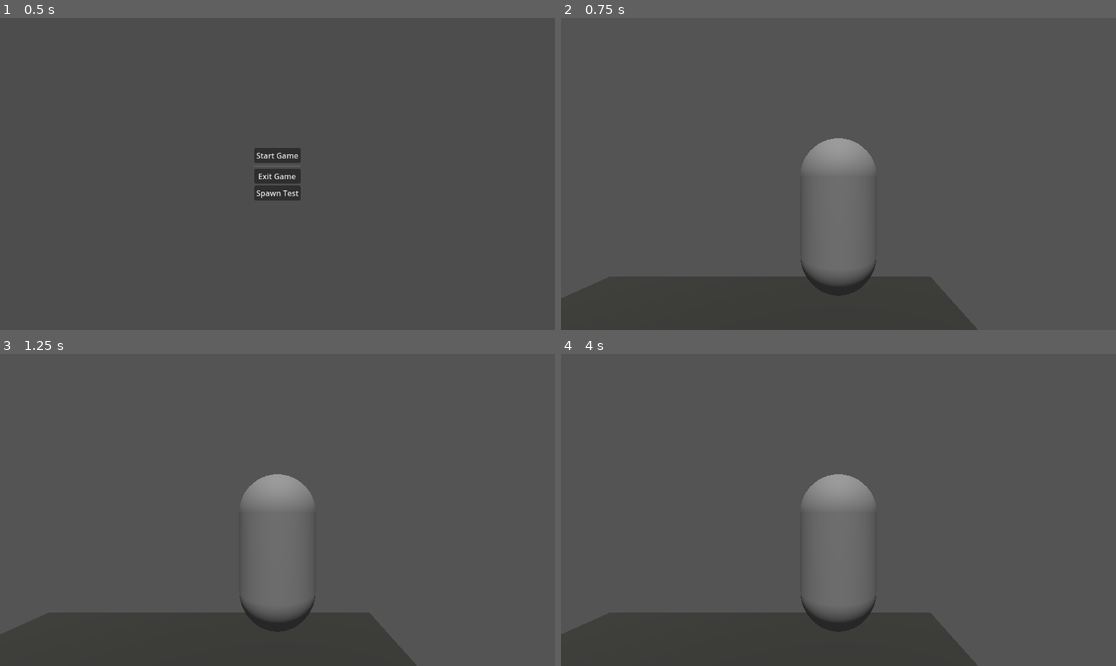
Above: before the commit, frames 1-4 (two rows, left to right).
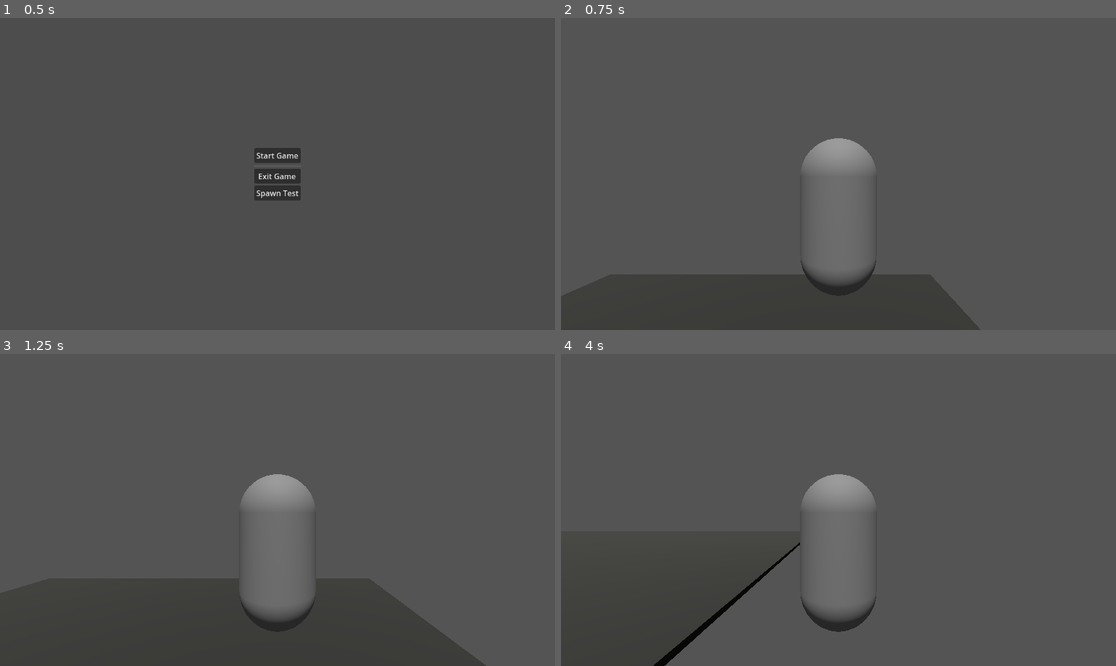
Above: after the commit, the same moments.

Repository: KaiserTorian/Project_Railway
Game: Godot game, scene res://scenes/GUI/title_screen.tscn
The game is run twice, just before and just after one commit, with the same random seed, the same clock (stepped at 60 frames per second) and the same inputs.
Inputs (mouse positions are in pixels of both pictures, inside the frame that each line leads up to):
- Up to frame 1 (0.5 s): no input
- Up to frame 2 (0.75 s): click "Start Game" at 0.5 s
- Up to frame 3 (1.25 s): no input
- Up to frame 4 (4 s): move the mouse to (960, 494) at 1.27 s; hold D (cc_right) 1.28-2.03 s; tap Space (cc_jump) at 1.35, 1.52, 1.82, 2.1, 2.27, 2.57, 2.85, 3.6, 3.77 s; move the mouse to (727, 525) at 2.02 s; hold S (cc_backward) 2.03-2.78 s; move the mouse to (894, 441) at 2.77 s; hold D (cc_right) 2.78-3.53 s; move the mouse to (810, 572) at 3.52 s; hold W (cc_forward) from 3.53 s (still down)

Frame 1 is identical in both runs. In frame 2, 0.3% of the frame differs, in the area x 26-76%, y 82-100%; in frame 3, 2.8%; in frame 4, 8.0%, in the area x 16-76%, y 60-100%.
Error before the commit: Parse Error: Could not find base class "ItemComponents". (res://scripts/resource_scripts/items_comps/test_comp.gd:2)

Commit message:
update

Diff:
--- /dev/null
+++ b/resources/char_comps/simple_controller_human.tres
@@ -0,0 +1,9 @@
+[gd_resource type="Resource" script_class="SimplePlayerController" load_steps=2 format=3 uid="uid://c5pedwixtrqlp"]
+
+[ext_resource type="Script" uid="uid://bvtfamtjtvx84" path="res://scripts/resource_scripts/char_comps/simple_player_controller.gd" id="1_5a3li"]
+
+[resource]
+script = ExtResource("1_5a3li")
+identifier = "simple_player_controller_human"
+component_name = "Simple_Player_Controller_Human"
+metadata/_custom_type_script = "uid://bvtfamtjtvx84"
--- /dev/null
+++ b/resources/misc/default_inv_slot.tres
@@ -0,0 +1,8 @@
+[gd_resource type="Resource" script_class="InvSlot" load_steps=2 format=3 uid="uid://cgicowb4f2rj3"]
+
+[ext_resource type="Script" uid="uid://dufa3lgfwvyti" path="res://scripts/resource_scripts/misc/inv_slot.gd" id="1_tsnfr"]
+
+[resource]
+script = ExtResource("1_tsnfr")
+slot_size = 50
+metadata/_custom_type_script = "uid://dufa3lgfwvyti"
--- /dev/null
+++ b/resources/misc/test_inv.tres
@@ -0,0 +1,10 @@
+[gd_resource type="Resource" script_class="Inventory" load_steps=4 format=3 uid="uid://b06s8u3cubydj"]
+
+[ext_resource type="Script" uid="uid://cnnqs3muog3m7" path="res://scripts/resource_scripts/misc/inventory.gd" id="1_12o8i"]
+[ext_resource type="Resource" uid="uid://cgicowb4f2rj3" path="res://resources/misc/default_inv_slot.tres" id="1_wtm53"]
+[ext_resource type="Script" uid="uid://dufa3lgfwvyti" path="res://scripts/resource_scripts/misc/inv_slot.gd" id="2_ep7lu"]
+
+[resource]
+script = ExtResource("1_12o8i")
+default_slot = ExtResource("1_wtm53")
+metadata/_custom_type_script = "uid://cnnqs3muog3m7"
--- a/scenes/characters/CharacterPrefab.gd
+++ b/scenes/characters/CharacterPrefab.gd
@@ -1,6 +1,5 @@
 class_name CharacterPrefab
 extends CharacterBody3D
 
-@export var controller: Node
 var character_uid: int
 var is_player: bool
--- a/scenes/characters/human.gd
+++ b/scenes/characters/human.gd
@@ -1,2 +1,5 @@
 class_name Human
 extends CharacterPrefab
+
+
+@export var cam_controller: Node3D
--- a/scenes/characters/human.tscn
+++ b/scenes/characters/human.tscn
@@ -7,7 +7,9 @@
 [ext_resource type="Script" uid="uid://cqmek6tqnkbv1" path="res://scripts/state_machine/player_character/running_state.gd" id="5_j31ep"]
 [ext_resource type="Script" uid="uid://d0vocsbu2mera" path="res://scripts/state_machine/player_character/climbing_state.gd" id="6_6t23p"]
 [ext_resource type="Script" uid="uid://eoejey874c8u" path="res://scripts/state_machine/player_character/falling_state.gd" id="7_n8jd0"]
-[ext_resource type="Script" uid="uid://lhwocdkhwbps" path="res://scripts/resource_scripts/char_comps/root_component.gd" id="8_6t23p"]
+[ext_resource type="Script" uid="uid://c1578bhcgi8vr" path="res://scripts/resource_scripts/root_component.gd" id="8_tk7ed"]
+[ext_resource type="Script" uid="uid://5s6gtr4g8wph" path="res://scripts/resource_scripts/component_prefab.gd" id="9_qf5vl"]
+[ext_resource type="Resource" uid="uid://c5pedwixtrqlp" path="res://resources/char_comps/simple_controller_human.tres" id="10_qf5vl"]
 
 [sub_resource type="CapsuleShape3D" id="CapsuleShape3D_6p3mc"]
 
@@ -16,14 +18,10 @@
 [sub_resource type="Environment" id="Environment_n8jd0"]
 background_energy_multiplier = 1.1
 
-[sub_resource type="GDScript" id="GDScript_tk7ed"]
-script/source = "class_name BasicMovementComponent
-extends ComponentPrefab
-
-"
-
-[node name="Player" type="CharacterBody3D"]
+[node name="Human" type="CharacterBody3D" node_paths=PackedStringArray("cam_controller")]
 script = ExtResource("1_dnjla")
+cam_controller = NodePath("CameraController")
+metadata/_custom_type_script = "uid://bngdx1w3ryx7l"
 
 [node name="CollisionShape3D" type="CollisionShape3D" parent="."]
 shape = SubResource("CapsuleShape3D_6p3mc")
@@ -70,11 +68,7 @@
 metadata/_custom_type_script = "uid://eoejey874c8u"
 
 [node name="RootComponent" type="Node" parent="." node_paths=PackedStringArray("parent")]
-script = ExtResource("8_6t23p")
+script = ExtResource("8_tk7ed")
 parent = NodePath("..")
-metadata/_custom_type_script = "uid://lhwocdkhwbps"
-
-[node name="BasicMovementComponent" type="Node" parent="RootComponent"]
-script = SubResource("GDScript_tk7ed")
-identifier = "BasicMovement"
-metadata/_custom_type_script = "uid://7o6atif7f3eb"
+components = Array[ExtResource("9_qf5vl")]([ExtResource("10_qf5vl")])
+metadata/_custom_type_script = "uid://c1578bhcgi8vr"
--- a/scenes/items-misc/base_item.tscn
+++ b/scenes/items-misc/base_item.tscn
@@ -1,6 +1,6 @@
 [gd_scene load_steps=3 format=3 uid="uid://dtu6hqw1jucvy"]
 
-[ext_resource type="Script" uid="uid://jdnrne68ga6y" path="res://scenes/items-misc/base_item.gd" id="1_m53hc"]
+[ext_resource type="Script" uid="uid://jdnrne68ga6y" path="res://scenes/items-misc/item_base.gd" id="1_m53hc"]
 
 [sub_resource type="SphereShape3D" id="SphereShape3D_m53hc"]
 
--- a/scenes/items-misc/base_item.gd
+++ b/scenes/items-misc/item_base.gd
@@ -7,6 +7,9 @@
 var sprite: Image
 
 var components: Array[ComponentPrefab]
+
+var in_inventory: bool
+var inventory_slot: InvSlot
 
 @onready var item_mesh: MeshInstance3D = $MeshInstance3D
 
--- a/scripts/resource_scripts/char_comps/simple_player_controller.gd
+++ b/scripts/resource_scripts/char_comps/simple_player_controller.gd
@@ -2,21 +2,18 @@
 extends ComponentPrefab
 
 
-const SPEED = 5.0
-const JUMP_VELOCITY = 4.5
-const MOUSE_SENSITIVITY = 0.5
-const TILT_LOWER_LIMIT := deg_to_rad(-90.0)
-const TILT_UPPER_LIMIT := deg_to_rad(90.0)
-
-#FIXME
-@export var cam_controller: Node3D
-
+@export var speed = 5.0
+@export var jump_velocity = 4.5
+@export var mouse_sensitivity = 0.5
+@export var tilt_lower_limit := deg_to_rad(-90.0)
+@export var tilt_upper_limit := deg_to_rad(90.0)
 
 var temp_mouse_input: Vector2
 var mouse_rotation := Vector2(0.0,0.0)
 
+
 func physics_process(delta: float, owner: Node3D) -> void:
-	character_movement(delta,owner)
+	character_movement(delta, owner)
 	cam_movement(delta, owner)
 
 
@@ -35,8 +32,7 @@
 
 
 func character_movement(delta: float, owner: Node3D) -> void:
-
-	if not owner == Human:
+	if not owner is Human:
 		return
 
 	# Add the gravity.
@@ -45,18 +41,18 @@
 
 	# Jumpingda
 	if Input.is_action_just_pressed("cc_jump") and owner.is_on_floor():
-		owner.velocity.y = JUMP_VELOCITY
+		owner.velocity.y = jump_velocity
 
 	# Get the input direction and handle the movement/deceleration.
 	# As good practice, you should replace UI actions with custom gameplay actions.
 	var input_dir := Input.get_vector("cc_left", "cc_right", "cc_forward", "cc_backward")
 	var direction := (owner.transform.basis * Vector3(input_dir.x, 0, input_dir.y)).normalized()
 	if direction:
-		owner.velocity.x = direction.x * SPEED
-		owner.velocity.z = direction.z * SPEED
+		owner.velocity.x = direction.x * speed
+		owner.velocity.z = direction.z * speed
 	else:
-		owner.velocity.x = move_toward(owner.velocity.x, 0, SPEED)
-		owner.velocity.z = move_toward(owner.velocity.z, 0, SPEED)
+		owner.velocity.x = move_toward(owner.velocity.x, 0, speed)
+		owner.velocity.z = move_toward(owner.velocity.z, 0, speed)
 
 	owner.move_and_slide()
 	pass
@@ -64,16 +60,23 @@
 
 
 func cam_movement(delta: float,owner: Node3D)->void:
+	if not owner is Human:
+		print("TEst 1")
+		return
 
-	mouse_rotation.x += -temp_mouse_input.x * MOUSE_SENSITIVITY * delta
-	mouse_rotation.y += -temp_mouse_input.y * MOUSE_SENSITIVITY * delta
-	mouse_rotation.y = clamp(mouse_rotation.y, TILT_LOWER_LIMIT, TILT_UPPER_LIMIT)
+	if owner.cam_controller == null:
+		print("TEst 2")
+		return
+
+	mouse_rotation.x += -temp_mouse_input.x * mouse_sensitivity * delta
+	mouse_rotation.y += -temp_mouse_input.y * mouse_sensitivity * delta
+	mouse_rotation.y = clamp(mouse_rotation.y, tilt_lower_limit, tilt_upper_limit)
 
 	var player_rotation = Vector3(0.0,mouse_rotation.x,0.0)
 	var camera_rotation = Vector3(mouse_rotation.y,0.0,0.0)
 
-	cam_controller.transform.basis = Basis.from_euler(camera_rotation)
-	cam_controller.rotation.z = 0.0
+	owner.cam_controller.transform.basis = Basis.from_euler(camera_rotation)
+	owner.cam_controller.rotation.z = 0.0
 
 	owner.global_transform.basis = Basis.from_euler(player_rotation)
 
--- a/scripts/resource_scripts/component_prefab.gd
+++ b/scripts/resource_scripts/component_prefab.gd
@@ -8,7 +8,7 @@
 
 func self_check() -> void:
 	if identifier == null:
-		push_error("identifier in ", self, " is null")
+		print("identifier in ", self, " is null")
 		return
 
 func ready(_parent: Node3D):
--- a/scripts/resource_scripts/items_comps/test_comp.gd
+++ b/scripts/resource_scripts/items_comps/test_comp.gd
@@ -1,5 +1,5 @@
 class_name TestComp
-extends ItemComponents
+extends ComponentPrefab
 
 @export var test_var1: int
 @export var test_var2: String
--- /dev/null
+++ b/scripts/resource_scripts/misc/inv_slot.gd
@@ -0,0 +1,9 @@
+class_name InvSlot
+extends Resource
+
+@export var slot_size: int
+
+#-- Dynamic --#
+var owner_inventory: Inventory
+var item_count: int
+var items: Array[ItemBase]
--- /dev/null
+++ b/scripts/resource_scripts/misc/inventory.gd
@@ -0,0 +1,25 @@
+class_name Inventory
+extends ComponentPrefab
+
+@export var default_slot:InvSlot
+@export var slots: Array[InvSlot]
+
+func setup_inv(owner: Node3D):
+	for slot in slots:
+		if slot == null:
+			slot = default_slot.new()
+
+func generate_gui(owner: Node3D):
+	pass
+
+func pickup(owner: Node3D):
+	pass
+
+func drop(owner: Node3D):
+	pass
+
+func move_internal(owner: Node3D):
+	pass
+
+func move_extenal(owner: Node3D):
+	pass
--- a/scripts/resource_scripts/root_component.gd
+++ b/scripts/resource_scripts/root_component.gd
@@ -3,8 +3,7 @@
 
 
 @export var parent: Node3D
-
-var components: Array[ComponentPrefab] = []
+@export var components: Array[ComponentPrefab] = []
 
 # Called when the node enters the scene tree for the first time.
 func _ready() -> void:
@@ -21,12 +20,12 @@
 
 func  _physics_process(delta: float) -> void:
 	for component in self.components:
-		component.process(delta, parent)
+		component.physics_process(delta, parent)
 
 
 func _input(event: InputEvent) -> void:
 	for component in self.components:
-		component._input(event, parent)
+		component.input(event, parent)
 
 
 func _unhandled_input(event: InputEvent) -> void:
--- a/scripts/state_machine/state_prefab.gd
+++ b/scripts/state_machine/state_prefab.gd
@@ -36,5 +36,6 @@
 func enter_state() -> void:
 	pass
 
+
 func exit_state(_new_state: StatePrefab) -> void:
 	pass
Not shown: 1 places in scenes/characters/human.tscn that only renumber resources
Renamed: scenes/items-misc/base_item.gd.uid -> scenes/items-misc/item_base.gd.uid
Not shown, added: scripts/resource_scripts/misc/inv_slot.gd.uid
Not shown, added: scripts/resource_scripts/misc/inventory.gd.uid
